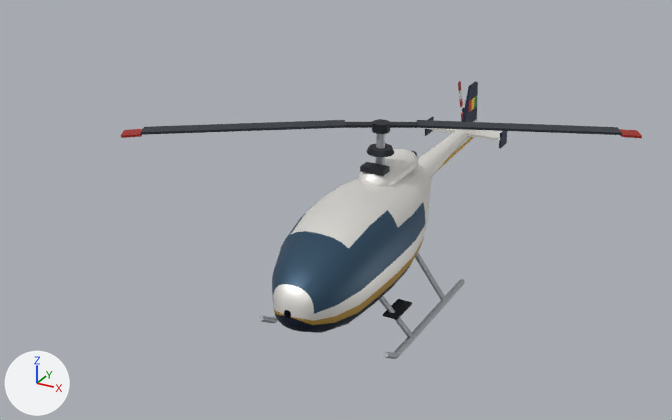
Two versions of the glTF model docs/kits/almadies-villa/glb/helicopter.glb, one commit apart.
Camera for both pictures: a camera (50 mm lens) standing at (5.4, -10.86, 6.84) and looking at (-1.08, 0.91, 0.95). Every picture has the same lights, and +X, +Y and +Z are marked at lower left. The picture after the commit comes second. Where no turn or scale is listed for an object, it has been applied to the vertices. Vertices at exactly the same position are counted once.

The first picture shows 'helicopter-body', 'helicopter-glass'.
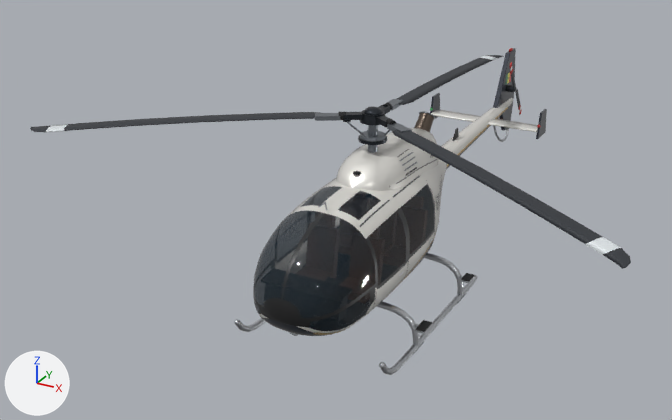
Location of each change, (x1, y1, x2, y2) in pixels of the pictures (672 x 420 px):
'helicopter-body', deleted
    before: (121, 81, 642, 359)
'helicopter-glass', reshaped, recoloured (18% wider, 31% taller)
    before: (272, 203, 425, 314)
    after: (253, 185, 434, 331)
'helicopter-paint', added
    after: (253, 48, 547, 336)
'helicopter-satin', added
    after: (30, 55, 631, 336)
'helicopter-metal', added
    after: (234, 85, 517, 375)

Diff of the bpy script that builds the scene:
```diff
--- a/docs/kits/almadies-villa/glb/helicopter.glb.py
+++ b/docs/kits/almadies-villa/glb/helicopter.glb.py
@@ mat_helicopter_glass @@
+mat_helicopter_glass = bpy.data.materials.new('helicopter-glass')
+# nodes: BsdfPrincipled, Math, OutputMaterial, VertexColor
@@ mat_helicopter_satin @@
+mat_helicopter_satin = bpy.data.materials.new('helicopter-satin')
+mat_helicopter_satin.use_nodes = True; mat_helicopter_satin.node_tree.nodes.clear()
+_N = mat_helicopter_satin.node_tree.nodes; _L = mat_helicopter_satin.node_tree.links
+n0 = _N.new('ShaderNodeBsdfPrincipled'); n0.name = 'Principled BSDF'
+n0.inputs[1].default_value = 0.15  # 'Metallic'
+n0.inputs[2].default_value = 0.55  # 'Roughness'
+n1 = _N.new('ShaderNodeOutputMaterial'); n1.name = 'Material Output'
+n2 = _N.new('ShaderNodeVertexColor'); n2.name = 'Color Attribute'
+_L.new(n0.outputs[0], n1.inputs[0])  # 'BSDF' to 'Surface'
+_L.new(n2.outputs[0], n0.inputs[0])  # 'Color' to 'Base Color'
@@ mat_helicopter_metal @@
+mat_helicopter_metal = bpy.data.materials.new('helicopter-metal')
+mat_helicopter_metal.use_nodes = True; mat_helicopter_metal.node_tree.nodes.clear()
+_N = mat_helicopter_metal.node_tree.nodes; _L = mat_helicopter_metal.node_tree.links
+n0 = _N.new('ShaderNodeBsdfPrincipled'); n0.name = 'Principled BSDF'
+n0.inputs[1].default_value = 0.9  # 'Metallic'
+n0.inputs[2].default_value = 0.3  # 'Roughness'
+n1 = _N.new('ShaderNodeOutputMaterial'); n1.name = 'Material Output'
+n2 = _N.new('ShaderNodeVertexColor'); n2.name = 'Color Attribute'
+_L.new(n0.outputs[0], n1.inputs[0])  # 'BSDF' to 'Surface'
+_L.new(n2.outputs[0], n0.inputs[0])  # 'Color' to 'Base Color'
@@ mat_helicopter_paint @@
+mat_helicopter_paint = bpy.data.materials.new('helicopter-paint')
+# nodes: BsdfPrincipled, OutputMaterial, VertexColor
@@ me_mesh_1 @@
 # used by ob_helicopter_glass; location = (0.0, 0.0, 0.0)
-me_mesh_1.from_pydata(...)  # 77 vertices, 104 faces; spans x -0.7..0.7, y -2.16..0.5, z 1.02..1.83
-me_mesh_1.materials.append(mat_material_1)
+me_mesh_1.from_pydata(...)  # 498 vertices, 740 faces; spans x -0.78..0.78, y -2.42..0.55, z 0.77..2.08
+# me_mesh_1 part 1: 77 vertices removed from x -0.7..0.7, y -2.16..0.5, z 1.02..1.83; 498 vertices added at x -0.78..0.78, y -2.42..0.55, z 0.77..2.08
+me_mesh_1.materials.append(mat_helicopter_glass)
@@ me_mesh_3 @@
+me_mesh_3.from_pydata(...)  # 877 vertices, 1548 faces; spans x -4.18..4.0, y -2.54..5.98, z 0.38..2.99
+me_mesh_3.materials.append(mat_helicopter_satin)
@@ me_mesh_2 @@
+me_mesh_2.from_pydata(...)  # 1690 vertices, 2986 faces; spans x -1.27..1.27, y -1.88..5.94, z 0.0..3.05
+me_mesh_2.materials.append(mat_helicopter_metal)
@@ me_mesh_0_1 @@
+me_mesh_0_1.from_pydata(...)  # 3118 vertices, 4826 faces; spans x -1.05..1.05, y -2.46..6.03, z 0.52..2.63
+me_mesh_0_1.materials.append(mat_helicopter_paint)
@@ ob_helicopter_body @@
-ob_helicopter_body = bpy.data.objects.new('helicopter-body', me_mesh_0)
-ob_helicopter_body.location = (0.0, 0.0, 0.0)
@@ ob_helicopter_satin @@
+ob_helicopter_satin = bpy.data.objects.new('helicopter-satin', me_mesh_3)
+ob_helicopter_satin.location = (0.0, 0.0, 0.0)
@@ ob_helicopter_metal @@
+ob_helicopter_metal = bpy.data.objects.new('helicopter-metal', me_mesh_2)
+ob_helicopter_metal.location = (0.0, 0.0, 0.0)
@@ ob_helicopter_paint @@
+ob_helicopter_paint = bpy.data.objects.new('helicopter-paint', me_mesh_0_1)
+ob_helicopter_paint.location = (0.0, 0.0, 0.0)
```
